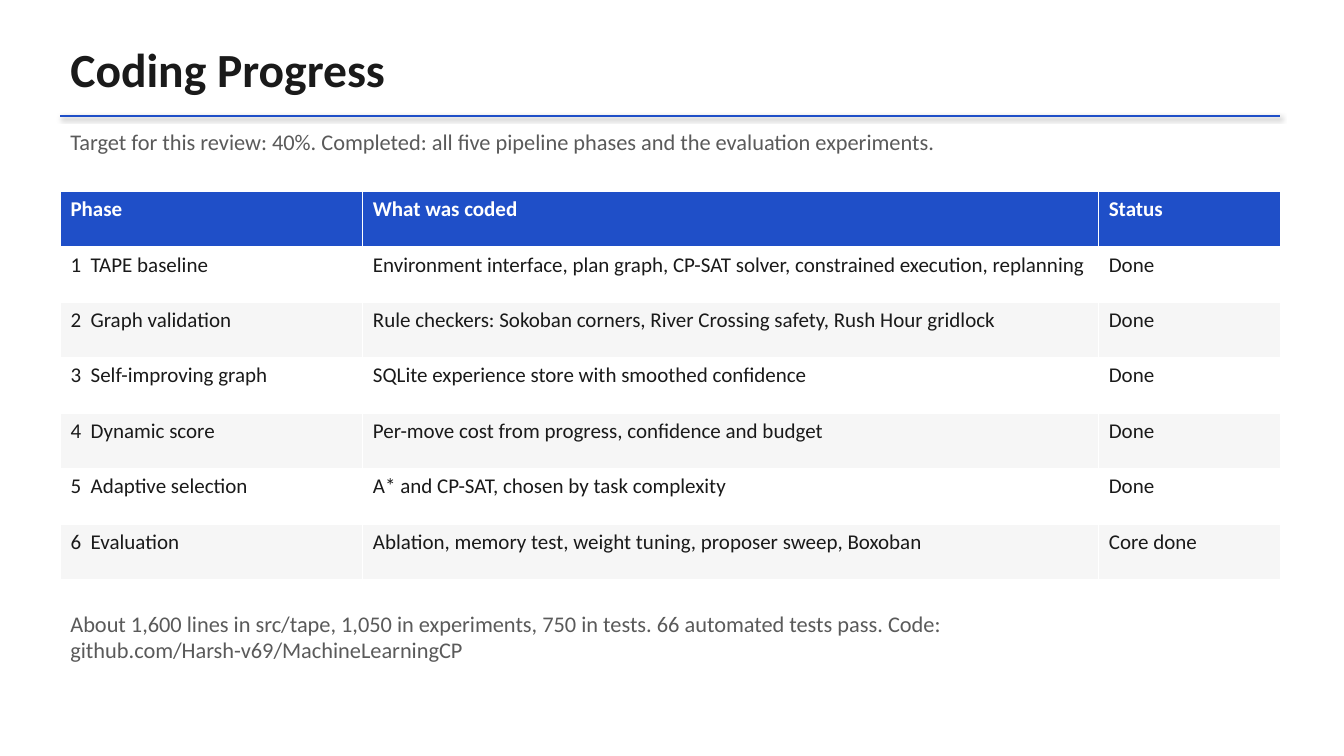
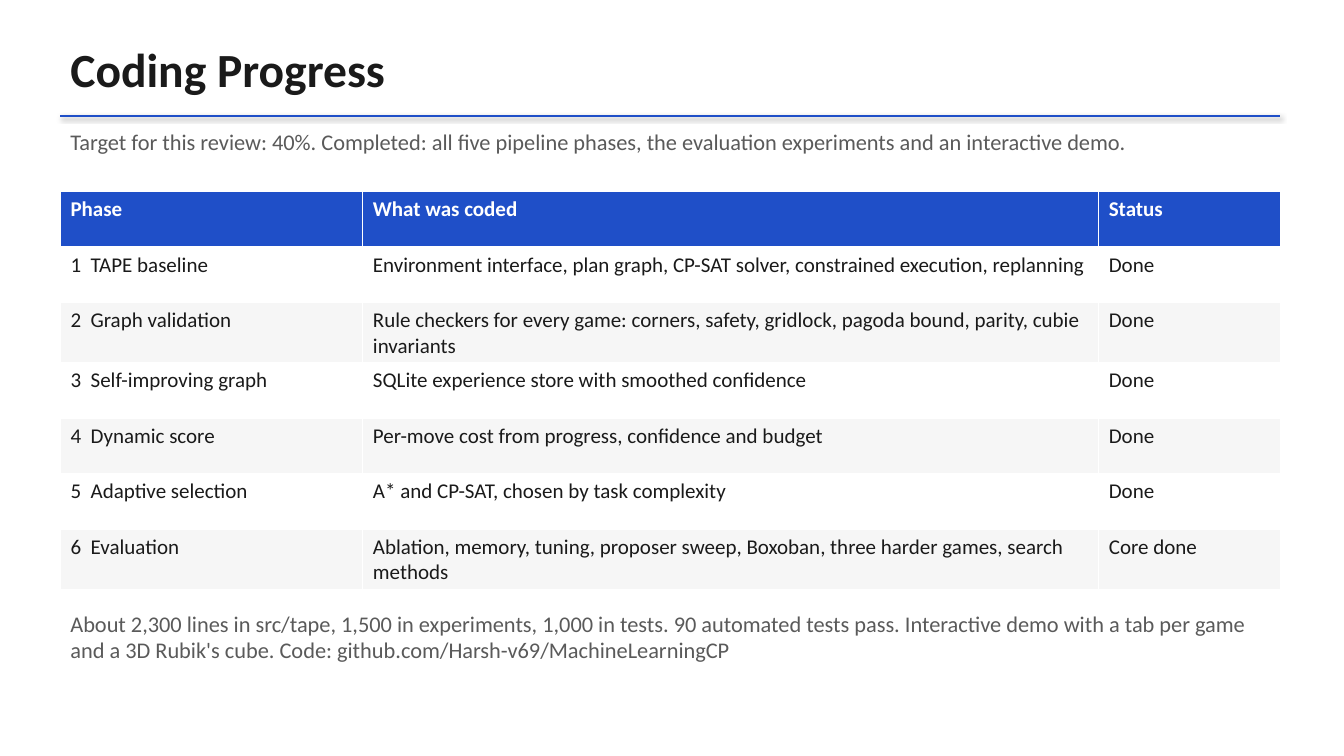
Before and after one commit to Harsh-v69/MachineLearningCP, a slide deck: slide 9 of docs/CP_Project_Review.pptx (slide 8 before the commit). Drawn at 1344x756 pixels with LibreOffice and Linux fonts; fonts in the diff are those of the drawing. Boxes give left, top, right and bottom in pixels: in the first picture for what was removed or moved away, otherwise in the second. Text is boxed around its words. In the diff, an @@ line names an element or a change of style, - is before the commit and + after.

```diff
--- a/docs/CP_Project_Review.pptx
+++ b/docs/CP_Project_Review.pptx
@@ text at [70, 134, 1125, 154]: text changed @@
-Target for this review: 40%. Completed: all five pipeline phases and the evaluation experiments.
+Target for this review: 40%. Completed: all five pipeline phases, the evaluation experiments and an interactive demo.
@@ table at [60, 192, 1280, 583] @@
-row 3, column 2: Rule checkers: Sokoban corners, River Crossing safety, Rush Hour gridlock
+row 3, column 2: Rule checkers for every game: corners, safety, gridlock, pagoda bound, parity, cubie invariants
-row 7, column 2: Ablation, memory test, weight tuning, proposer sweep, Boxoban
+row 7, column 2: Ablation, memory, tuning, proposer sweep, Boxoban, three harder games, search methods
@@ text at [70, 616, 1245, 662]: text changed @@
-About 1,600 lines in src/tape, 1,050 in experiments, 750 in tests. 66 automated tests pass. Code: github.com/Harsh-v69/MachineLearningCP
+About 2,300 lines in src/tape, 1,500 in experiments, 1,000 in tests. 90 automated tests pass. Interactive demo with a tab per game and a 3D Rubik's cube. Code: github.com/Harsh-v69/MachineLearningCP
```
Also in this commit, not shown: 5 other slides changed, 3 slides added, 12 other files.
